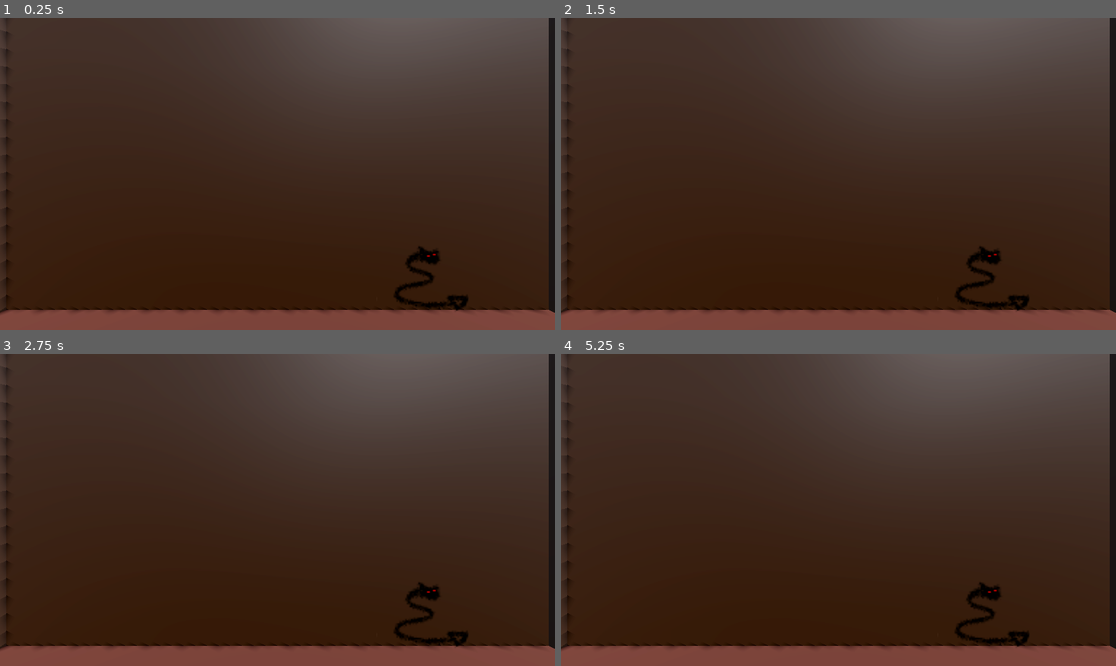
Above: before the commit, frames 1-4 (two rows, left to right).
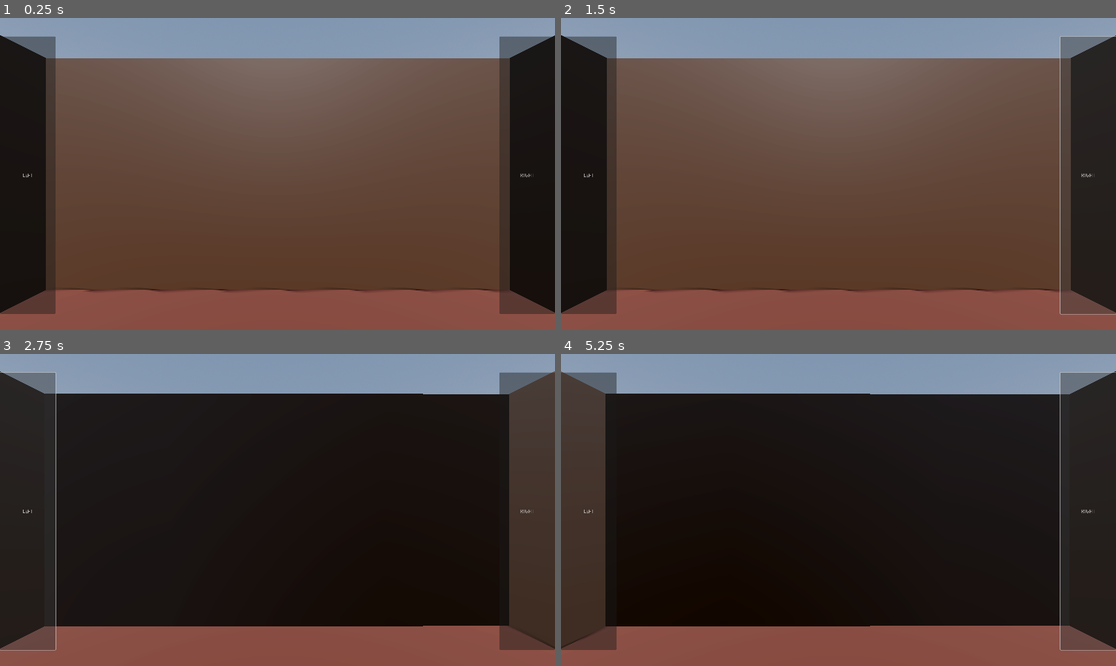
Above: after the commit, the same moments.

Repository: One1-One1/gmtk2025
Game: Godot game, scene res://scenes/main.tscn
Two runs of this game, one before a commit and one after it. Both use one fixed random seed, a clock stepped at 60 frames per second and the inputs below.
Inputs (mouse positions are in pixels of both pictures, inside the frame that each line leads up to):
- Up to frame 1 (0.25 s): no input
- Up to frame 2 (1.5 s): click (588, 174) at 0.5 s, where only the run after the commit has a clickable "LEFT"; click (1088, 174) at 1.25 s, where only the run after the commit has a clickable "RIGHT"
- Up to frame 3 (2.75 s): click (27, 510) at 2 s, where only the run after the commit has a clickable "LEFT"
- Up to frame 4 (5.25 s): click (1088, 510) at 2.75 s, where only the run after the commit has a clickable "RIGHT"; click (588, 510) at 3.5 s, where only the run after the commit has a clickable "LEFT"; click (1088, 510) at 4.25 s, where only the run after the commit has a clickable "RIGHT"; tap Enter at 5 s

The runs differ from the first frame. In frame 1, 89% of the frame differs, in the area x 0-100%, y 0-96%; in frame 2, 88%; in frame 3, 82%; in frame 4, 84%.

Commit message:
directions
added "movement"

Diff:
--- /dev/null
+++ b/scenes/directions.gd
@@ -0,0 +1,12 @@
+extends Control
+
+@export var camera:Camera3D
+@export var path:PathFollow3D
+@onready var lButton:Button = $left
+@onready var rButton:Button = $right
+
+func _on_left_pressed():
+	path.progress_ratio -= 0.25
+
+func _on_right_pressed():
+	path.progress_ratio += 0.25
--- a/scenes/main.tscn
+++ b/scenes/main.tscn
@@ -1,7 +1,8 @@
-[gd_scene load_steps=9 format=3 uid="uid://bfidsn1dcifae"]
+[gd_scene load_steps=10 format=3 uid="uid://bfidsn1dcifae"]
 
 [ext_resource type="PackedScene" uid="uid://crsia0sl0yvh5" path="res://scenes/wall.tscn" id="1_o5qli"]
 [ext_resource type="Texture2D" uid="uid://byj47nbl76ip3" path="res://assets/placeholder/evilsnake.png" id="2_0wfyh"]
+[ext_resource type="PackedScene" uid="uid://bhjj65esfdxo5" path="res://scenes/ui.tscn" id="3_sugp2"]
 
 [sub_resource type="ProceduralSkyMaterial" id="ProceduralSkyMaterial_o5qli"]
 sky_horizon_color = Color(0.662243, 0.671743, 0.686743, 1)
@@ -35,7 +36,8 @@
 environment = SubResource("Environment_sugp2")
 
 [node name="DirectionalLight3D" type="DirectionalLight3D" parent="."]
-transform = Transform3D(-0.866025, -0.433013, 0.25, 0, 0.5, 0.866025, -0.5, 0.75, -0.433013, 0, 0, 0)
+transform = Transform3D(-0.860458, 0.0980368, -0.5, -0.496786, 0.0566016, 0.866025, 0.113203, 0.993572, 1.56217e-15, 0, 3, 0)
+light_energy = 1.327
 shadow_enabled = true
 
 [node name="floor" type="MeshInstance3D" parent="."]
@@ -44,7 +46,6 @@
 surface_material_override/0 = SubResource("StandardMaterial3D_sugp2")
 
 [node name="walls" type="Node3D" parent="."]
-transform = Transform3D(1, 0, 0, 0, 1.1, 0, 0, 0, 1, 0, 0, 0)
 
 [node name="wall5" parent="walls" instance=ExtResource("1_o5qli")]
 transform = Transform3D(-4.37114e-08, -2, 0, 1, -8.74228e-08, 0, 0, 0, 2, 2, 1, 0)
@@ -64,11 +65,16 @@
 texture = ExtResource("2_0wfyh")
 
 [node name="Path3D" type="Path3D" parent="."]
-transform = Transform3D(0.5, 0, 0, 0, 0.5, 0, 0, 0, 0.5, 0, 1, 0)
+transform = Transform3D(0.25, 0, 0, 0, 0.25, 0, 0, 0, 0.25, 0, 1, 0)
 curve = SubResource("Curve3D_sugp2")
 
 [node name="PathFollow3D" type="PathFollow3D" parent="Path3D"]
-transform = Transform3D(-4.37104e-08, 0, -0.999978, 0, 1, 0, 0.999978, 0, -4.37104e-08, 0, 0, -1.00504)
+transform = Transform3D(-1.23577e-06, 0, 0.999975, 0, 1, 0, -0.999975, 0, -1.23577e-06, -0.00901268, 0, 0.996025)
+progress = 3.1765
 
 [node name="Camera3D" type="Camera3D" parent="Path3D/PathFollow3D"]
 transform = Transform3D(-2, 0, -1.74846e-07, 0, 2, 0, 1.74846e-07, 0, -2, 1.00504, 0, 1)
+
+[node name="UI" parent="." node_paths=PackedStringArray("camera", "path") instance=ExtResource("3_sugp2")]
+camera = NodePath("../Path3D/PathFollow3D/Camera3D")
+path = NodePath("../Path3D/PathFollow3D")
--- /dev/null
+++ b/scenes/ui.tscn
@@ -0,0 +1,42 @@
+[gd_scene load_steps=2 format=3 uid="uid://bhjj65esfdxo5"]
+
+[ext_resource type="Script" uid="uid://dqe2ff7ogrrny" path="res://scenes/directions.gd" id="1_nt7q6"]
+
+[node name="UI" type="Control"]
+layout_mode = 3
+anchors_preset = 15
+anchor_right = 1.0
+anchor_bottom = 1.0
+grow_horizontal = 2
+grow_vertical = 2
+script = ExtResource("1_nt7q6")
+
+[node name="left" type="Button" parent="."]
+modulate = Color(1, 1, 1, 0.729412)
+layout_mode = 1
+anchors_preset = 4
+anchor_top = 0.5
+anchor_bottom = 0.5
+offset_top = -476.0
+offset_right = 192.0
+offset_bottom = 484.0
+grow_vertical = 2
+text = "LEFT"
+
+[node name="right" type="Button" parent="."]
+modulate = Color(1, 1, 1, 0.729412)
+layout_mode = 1
+anchors_preset = 6
+anchor_left = 1.0
+anchor_top = 0.5
+anchor_right = 1.0
+anchor_bottom = 0.5
+offset_left = -192.0
+offset_top = -476.0
+offset_bottom = 484.0
+grow_horizontal = 0
+grow_vertical = 2
+text = "RIGHT"
+
+[connection signal="pressed" from="left" to="." method="_on_left_pressed"]
+[connection signal="pressed" from="right" to="." method="_on_right_pressed"]
Not shown, added: scenes/directions.gd.uid
